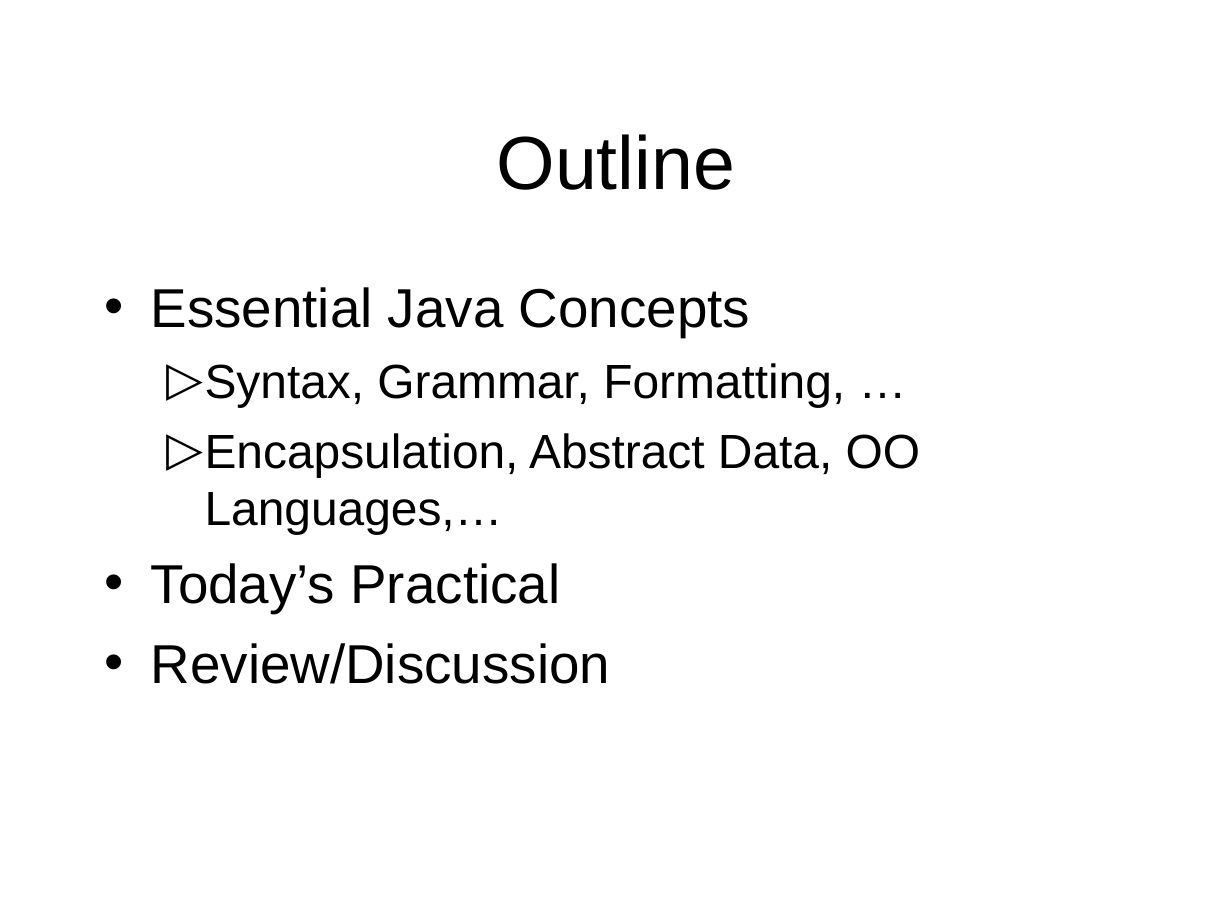
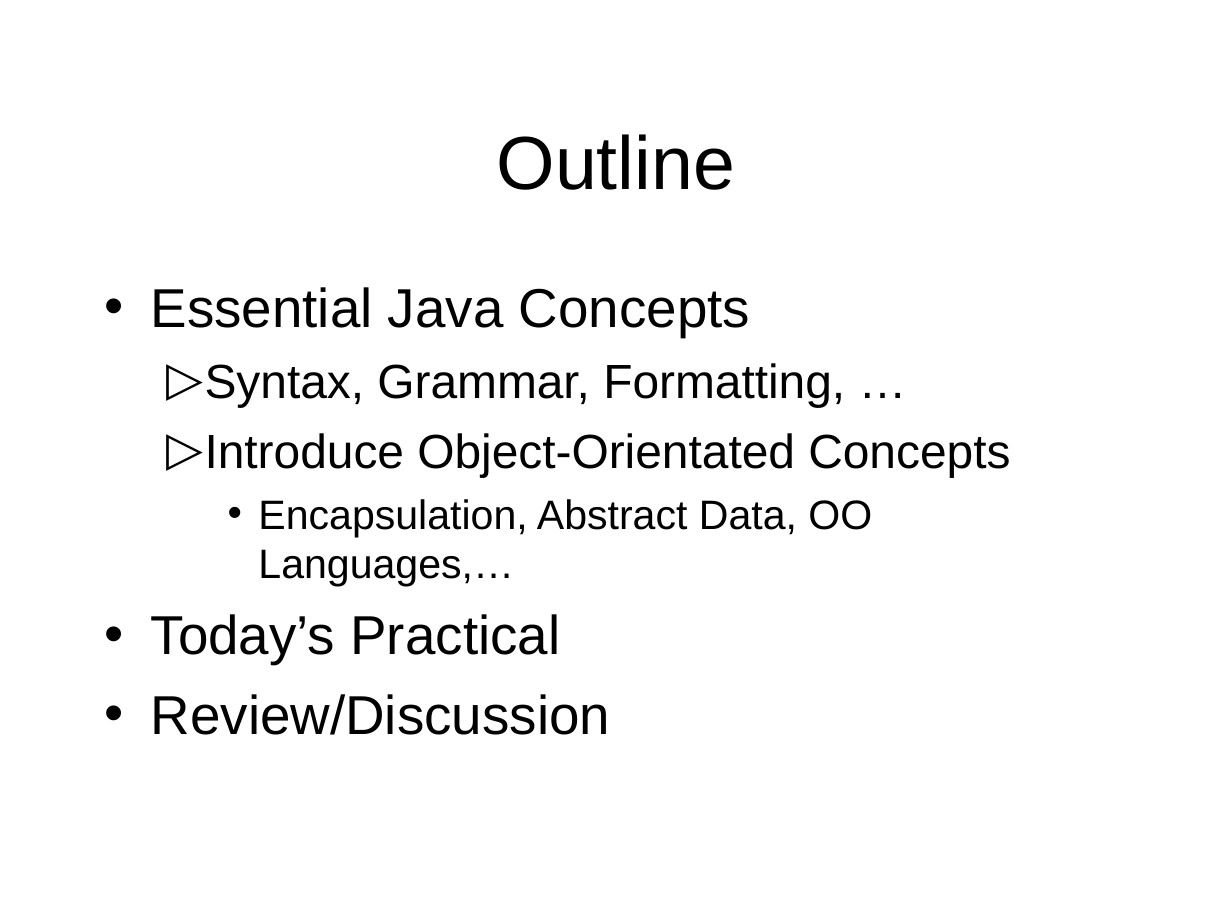
Before and after one commit to octaviordz/zjnu2017.github.io, a slide deck: slide 2 of OOP/lectures/020--Java.Basics.ppt. Drawn at 1232x924 pixels with LibreOffice and Linux fonts; fonts in the diff are those of the drawing. Boxes give left, top, right and bottom in pixels: in the first picture for what was removed or moved away, otherwise in the second. Text is boxed around its words. In the diff, an @@ line names an element or a change of style, - is before the commit and + after.

```diff
--- a/OOP/lectures/020--Java.Basics.ppt
+++ b/OOP/lectures/020--Java.Basics.ppt
@@ text at box(205, 433, 1010, 477): paragraph added @@
+  ▷ Introduce Object-Orientated Concepts
@@ text at box(258, 499, 872, 586): size 28 to 24 pt in "Encapsulation, Abstract Data, OO Languages,…"; bullet ▷ to •; list level 2 to 3 in "Encapsulation, Abstract Data, OO Languages,…" @@
```
Also in this commit, not shown: 18 other slides changed, 4 slides added, 5 other files.
